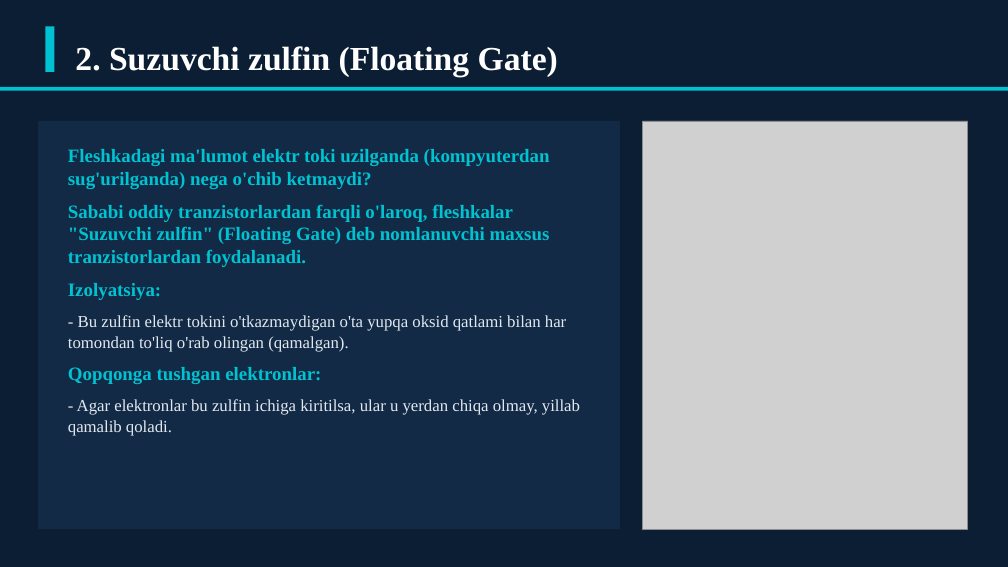
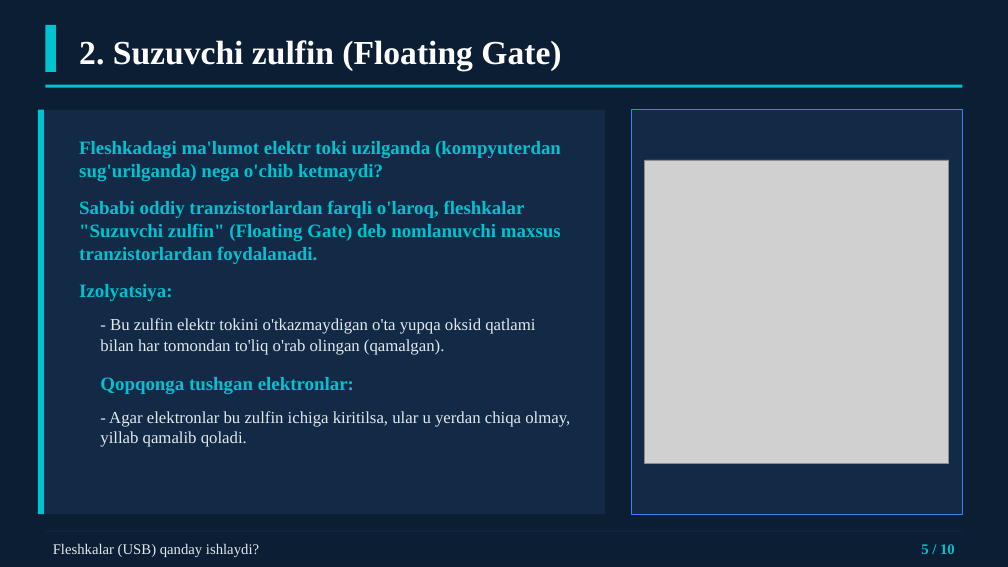
Before and after one commit to dasturland/kerak_taqdimot, a slide deck: slide 5 of fleshka_usb_taqdimot.pptx. Drawn at 1008x567 pixels with LibreOffice and Linux fonts; fonts in the diff are those of the drawing; grey boxes stand for pictures. Boxes give left, top, right and bottom in pixels: in the first picture for what was removed or moved away, otherwise in the second. Text is boxed around its words. In the diff, an @@ line names an element or a change of style, - is before the commit and + after.

```diff
--- a/fleshka_usb_taqdimot.pptx
+++ b/fleshka_usb_taqdimot.pptx
@@ text "2. Suzuvchi zulfin (Floating Gate)": place and size @@
-text "2. Suzuvchi zulfin (Floating Gate)" at (75, 46, 558, 76)
+text "2. Suzuvchi zulfin (Floating Gate)" at (79, 40, 561, 70)
@@ rectangle: place and size @@
-rectangle at (0, 87, 1008, 91)
+rectangle at (45, 85, 963, 88)
@@ rectangle: place and size @@
-rectangle at (38, 121, 620, 529)
+rectangle at (38, 110, 605, 514)
@@ rectangle added at (38, 110, 44, 514), fill #00C2D1 @@
@@ rectangle added at (631, 110, 963, 514), fill #122A45, outline #3B82F6 1 pt @@
@@ text "Fleshkadagi ma'lumot elektr toki uzilganda ...": place and size @@
-text "Fleshkadagi ma'lumot elektr toki uzilganda ..." at (68, 149, 580, 436)
+text "Fleshkadagi ma'lumot elektr toki uzilganda ..." at (79, 141, 570, 447)
@@ text "Fleshkadagi ma'lumot elektr toki uzilganda ..." at (79, 141, 570, 447): more space between paragraphs; indent changed @@
@@ picture: place and size @@
-picture at (643, 121, 968, 529)
+picture at (645, 160, 949, 464)
@@ rectangle added at (45, 531, 963, 532), fill #122A45 @@
@@ text added at (53, 543, 259, 557), 14 pt, text #E2E8F0 @@
+Fleshkalar (USB) qanday ishlaydi?
@@ text added at (921, 544, 955, 554), 14 pt, text #00C2D1, bold @@
+5 / 10
```
Also in this commit, not shown: 9 other slides changed, 4 other files.
